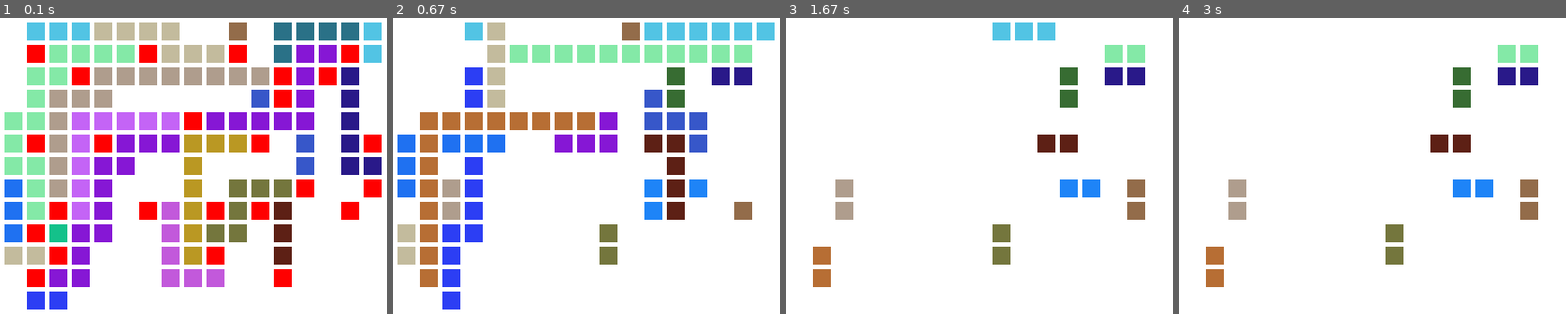
Above: before the commit, frames 1-4 (left to right).
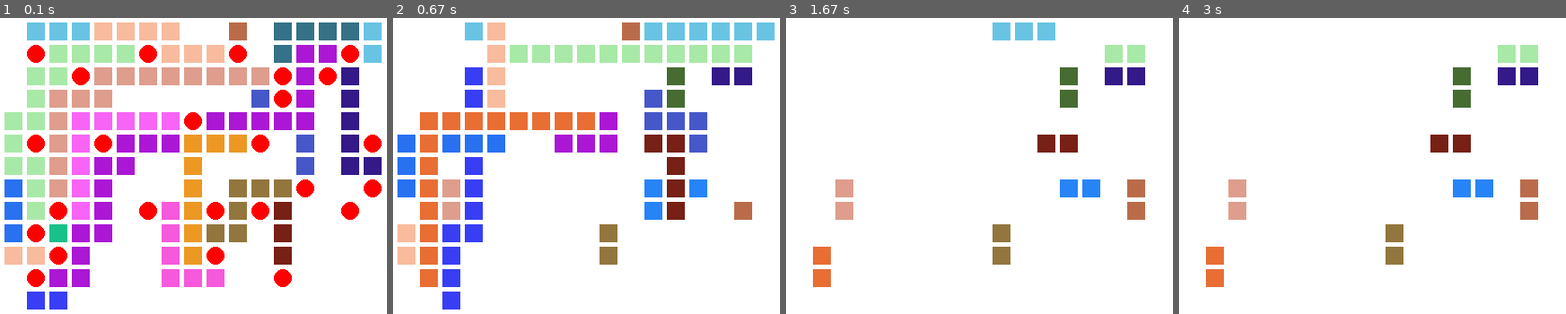
Above: after the commit, the same moments.

Repository: mdhk/Heuristics-Chips-Circuits
Game: pygame game, started from run_aStarToLowerManhattan.py
Two runs of this game, one before a commit and one after it. Both use one fixed random seed, a clock stepped at 60 frames per second and the inputs below. The source is Python 2; it was converted automatically to run under Python 3.
Inputs (mouse positions are in pixels of both pictures, inside the frame that each line leads up to):
- Up to frame 1 (0.1 s): no input
- Up to frame 2 (0.67 s): click (598, 166) at 0.38 s
- Up to frame 3 (1.67 s): click (890, 168) at 0.83 s; move the mouse to (863, 234) at 1.13 s; click (863, 234) at 1.42 s
- Up to frame 4 (3 s): move the mouse to (1430, 189) at 1.83 s; click (1430, 189) at 2.18 s

The runs differ from the first frame. In frame 1, 27% of the frame differs, in the area x 1-99%, y 1-91%; in frame 2, 13%; in frame 3, 3.4%; in frame 4, 3.4%.

Commit message:
Visualization: gates are circles

Diff:
--- a/visualizations/pygameGrid.py
+++ b/visualizations/pygameGrid.py
@@ -36,7 +36,7 @@
 
 def drawGrid(grid, screen, depth):
 
-    randColor = (randint(0, 200), randint(0, 255), randint(0, 255))
+    randColor = (randint(0, 254), randint(0, 255), randint(0, 255))
 
     MARGIN = 5;
     WIDTH = 20;
@@ -54,7 +54,12 @@
     for x in range(len(grid[0])):
         for y in range(len(grid)):
             if grid[y][x][depth] != 0:
-                pygame.draw.rect(screen, grid[y][x][depth],
+                if grid[y][x][depth] == (255, 0, 0):
+                    pygame.draw.circle(screen, grid[y][x][depth],[(MARGIN +
+                        WIDTH) * x + 3 * MARGIN, (MARGIN + HEIGHT) * y + 3 * MARGIN],
+                        10, 0)
+                else:
+                    pygame.draw.rect(screen, grid[y][x][depth],
                         [(MARGIN + WIDTH) * x + MARGIN,
                             (MARGIN + HEIGHT) * y + MARGIN,
                             WIDTH,HEIGHT])
